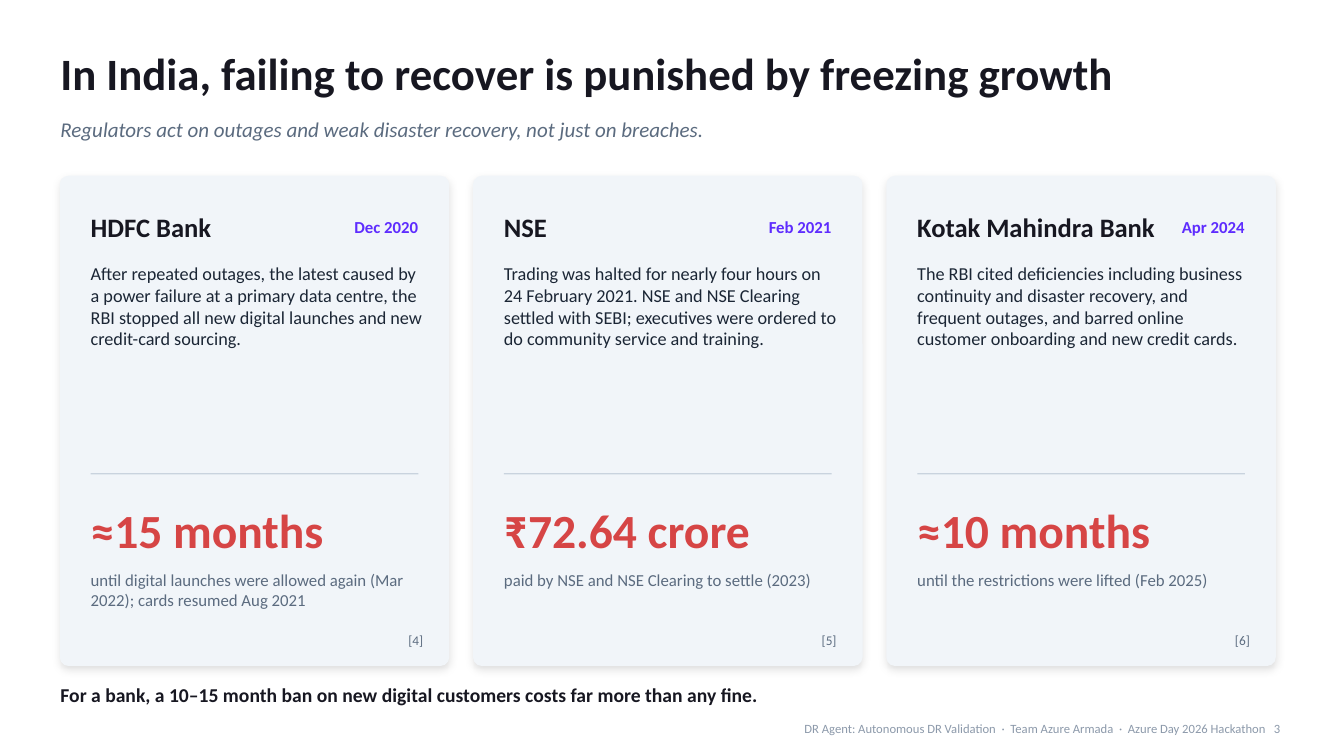
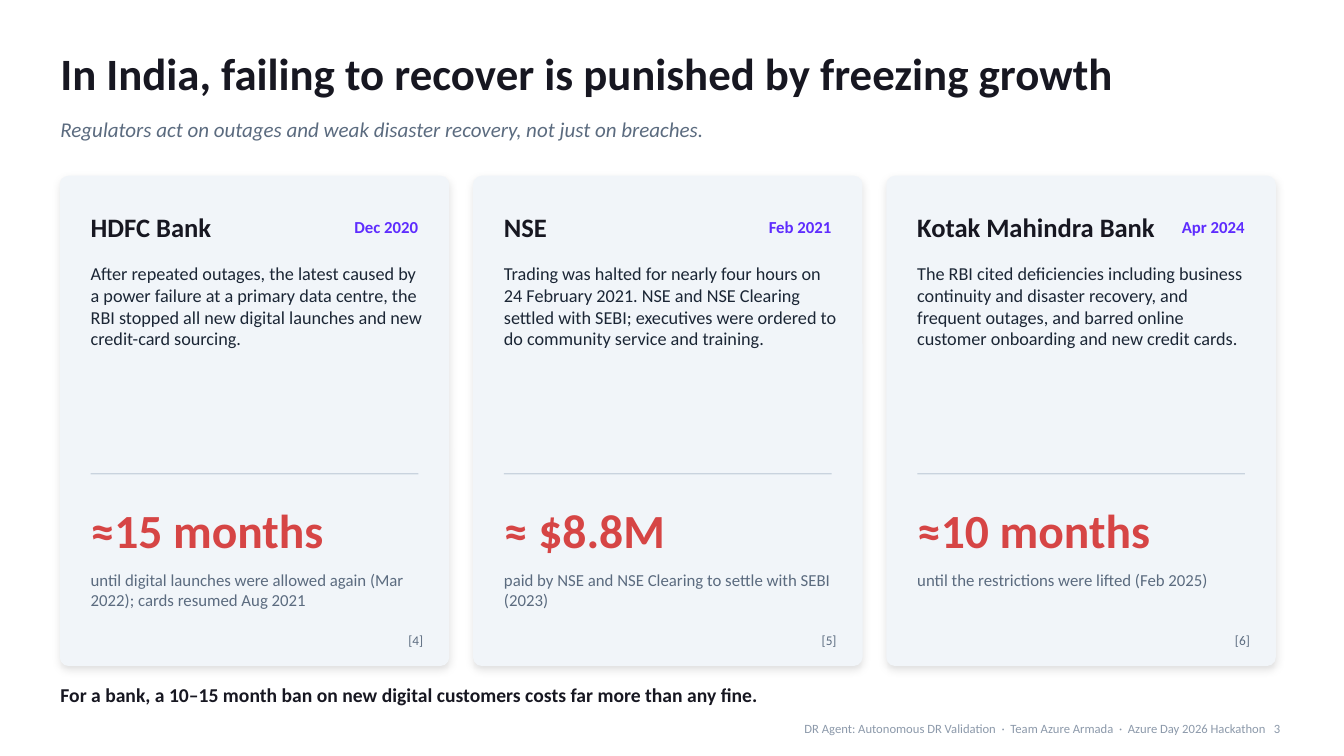
Before and after one commit to kishalr-virtusa/Azure-Armada, a slide deck: slide 3 of docs/deck/DR-Agent-Azure-Day-2026.pptx. Drawn at 1344x756 pixels with LibreOffice and Linux fonts; fonts in the diff are those of the drawing. Boxes give left, top, right and bottom in pixels: in the first picture for what was removed or moved away, otherwise in the second. Text is boxed around its words. In the diff, an @@ line names an element or a change of style, - is before the commit and + after.

```diff
--- a/docs/deck/DR-Agent-Azure-Day-2026.pptx
+++ b/docs/deck/DR-Agent-Azure-Day-2026.pptx
@@ text at bbox=[538, 515, 665, 553]: text changed @@
-₹72.64 crore
+≈ $8.8M
@@ text at bbox=[504, 574, 830, 608]: text changed @@
-paid by NSE and NSE Clearing to settle (2023)
+paid by NSE and NSE Clearing to settle with SEBI (2023)
```
Also in this commit, not shown: 6 other slides changed, 2 other files.
